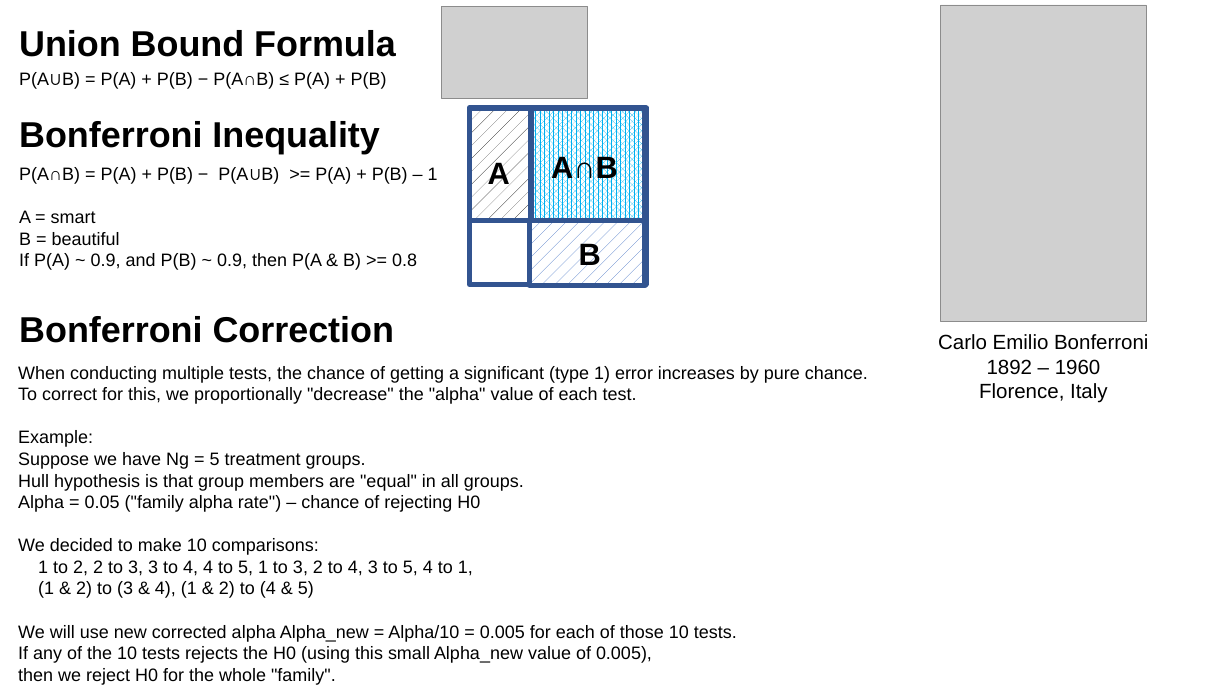
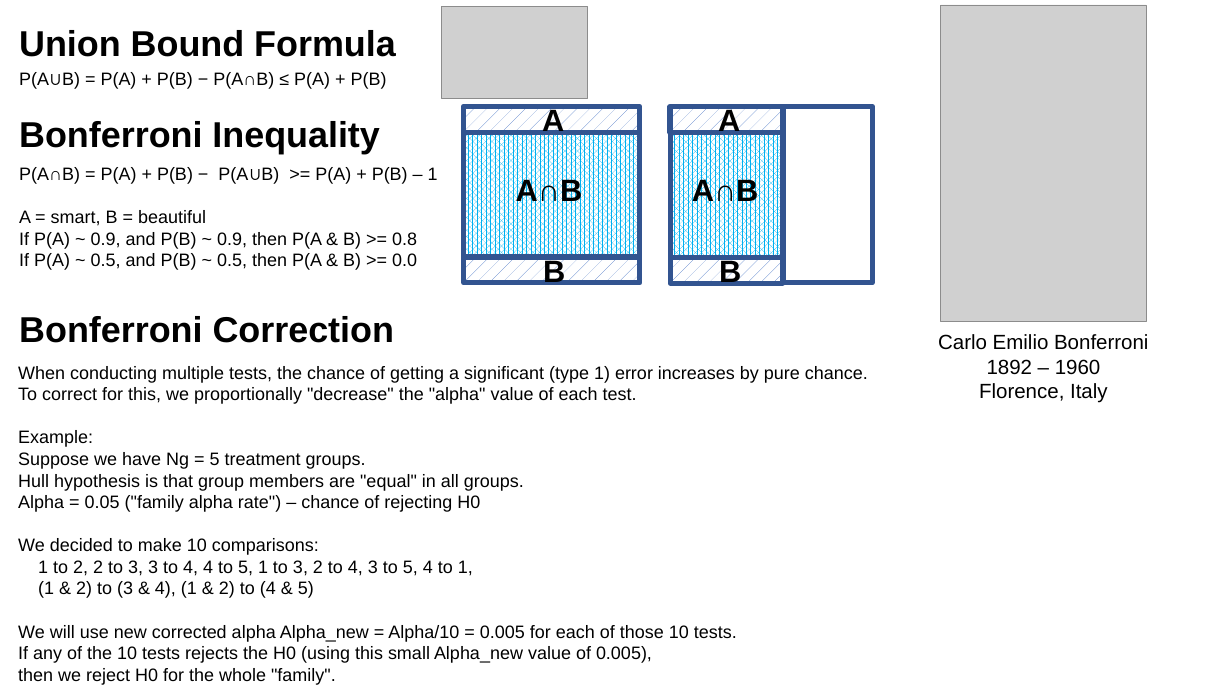
Before and after one commit to lselector/ml_ai_doc, a slide deck: slide 4 of statistics_01_probability.pptx. Drawn at 1232x693 pixels with LibreOffice and Linux fonts; fonts in the diff are those of the drawing; grey boxes stand for pictures. Boxes give left, top, right and bottom in pixels: in the first picture for what was removed or moved away, otherwise in the second. Text is boxed around its words. In the diff, an @@ line names an element or a change of style, - is before the commit and + after.

```diff
--- a/statistics_01_probability.pptx
+++ b/statistics_01_probability.pptx
@@ rectangle: place and size @@
-rectangle at <box>470,109,647,221</box>
+rectangle at <box>464,106,640,132</box>
@@ rectangle at <box>464,106,640,132</box>: fill pattern #000000 on #FFFFFF to pattern #4472C4 on #FFFFFF @@
@@ text "A": place and size @@
-text "A" at <box>488,160,510,190</box>
+text "A" at <box>542,109,564,137</box>
@@ rectangle added at <box>670,107,783,133</box>, fill pattern #4472C4 on #FFFFFF, outline #325491 4 pt @@
@@ text added at <box>718,109,740,137</box>, 24 pt, text #000000, bold @@
+A
@@ rectangle: place and size @@
-rectangle at <box>470,108,646,285</box>
+rectangle at <box>784,106,872,283</box>
@@ rectangle: place and size @@
-rectangle at <box>531,109,645,221</box>
+rectangle at <box>464,132,640,257</box>
@@ rectangle added at <box>670,132,783,257</box>, fill pattern #00B0F0 on #FFFFFF, outline #325491 4 pt @@
@@ text "A∩B": place and size @@
-text "A∩B" at <box>551,154,618,184</box>
+text "A∩B" at <box>516,177,583,207</box>
@@ text added at <box>692,177,759,207</box>, 24 pt, text #000000, bold @@
+A∩B
@@ text at <box>19,210,206,226</box>: text changed @@
-A = smart
-B = beautiful
+A = smart, B = beautiful
@@ text at <box>19,253,417,270</box>: paragraph added @@
+If P(A) ~ 0.5, and P(B) ~ 0.5, then P(A & B) >= 0.0
@@ rectangle: place and size @@
-rectangle at <box>530,220,645,285</box>
+rectangle at <box>464,257,640,283</box>
@@ text "B": place and size @@
-text "B" at <box>579,241,601,271</box>
+text "B" at <box>543,260,565,287</box>
@@ rectangle added at <box>670,258,783,284</box>, fill pattern #4472C4 on #FFFFFF, outline #325491 4 pt @@
@@ text added at <box>719,260,741,288</box>, 24 pt, text #000000, bold @@
+B
```
Also in this commit, not shown: 2 other files.
